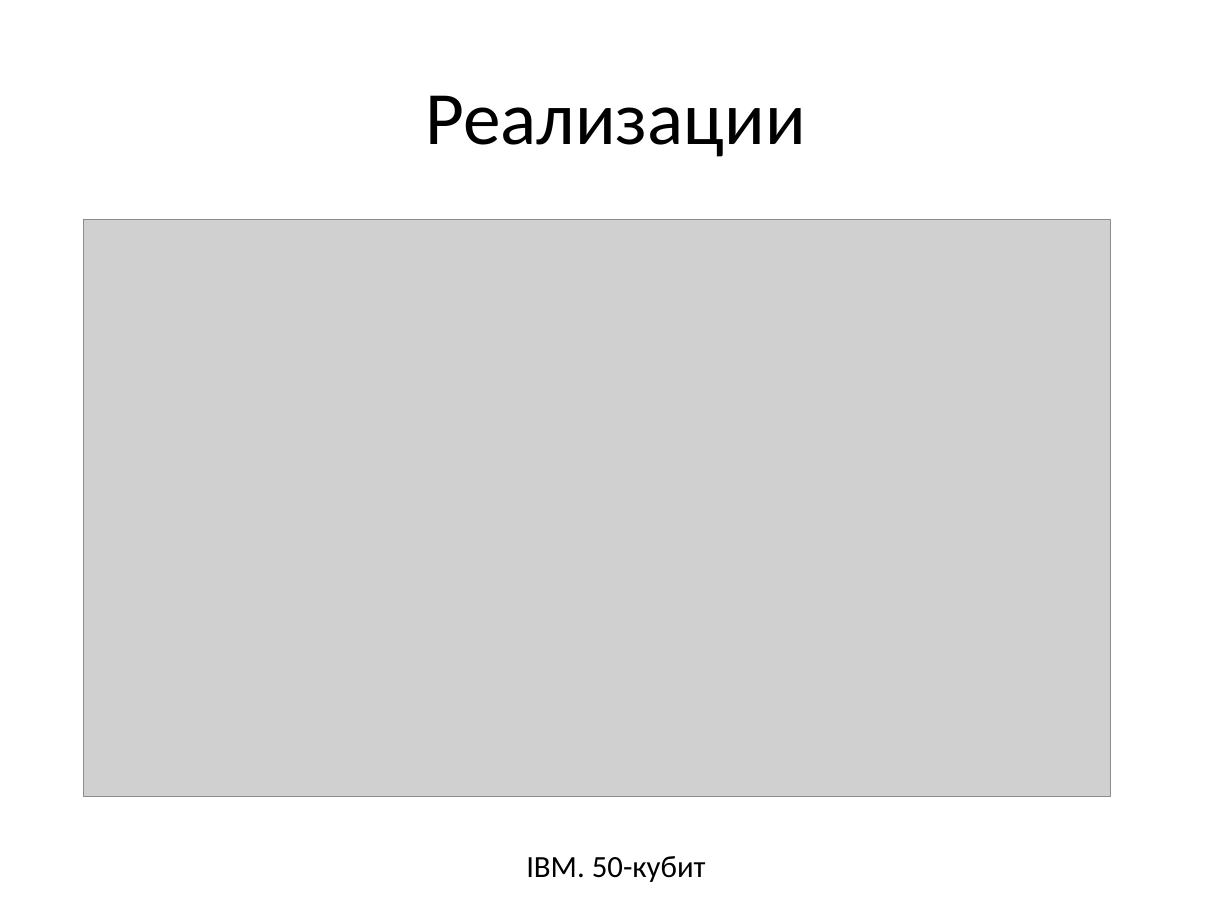
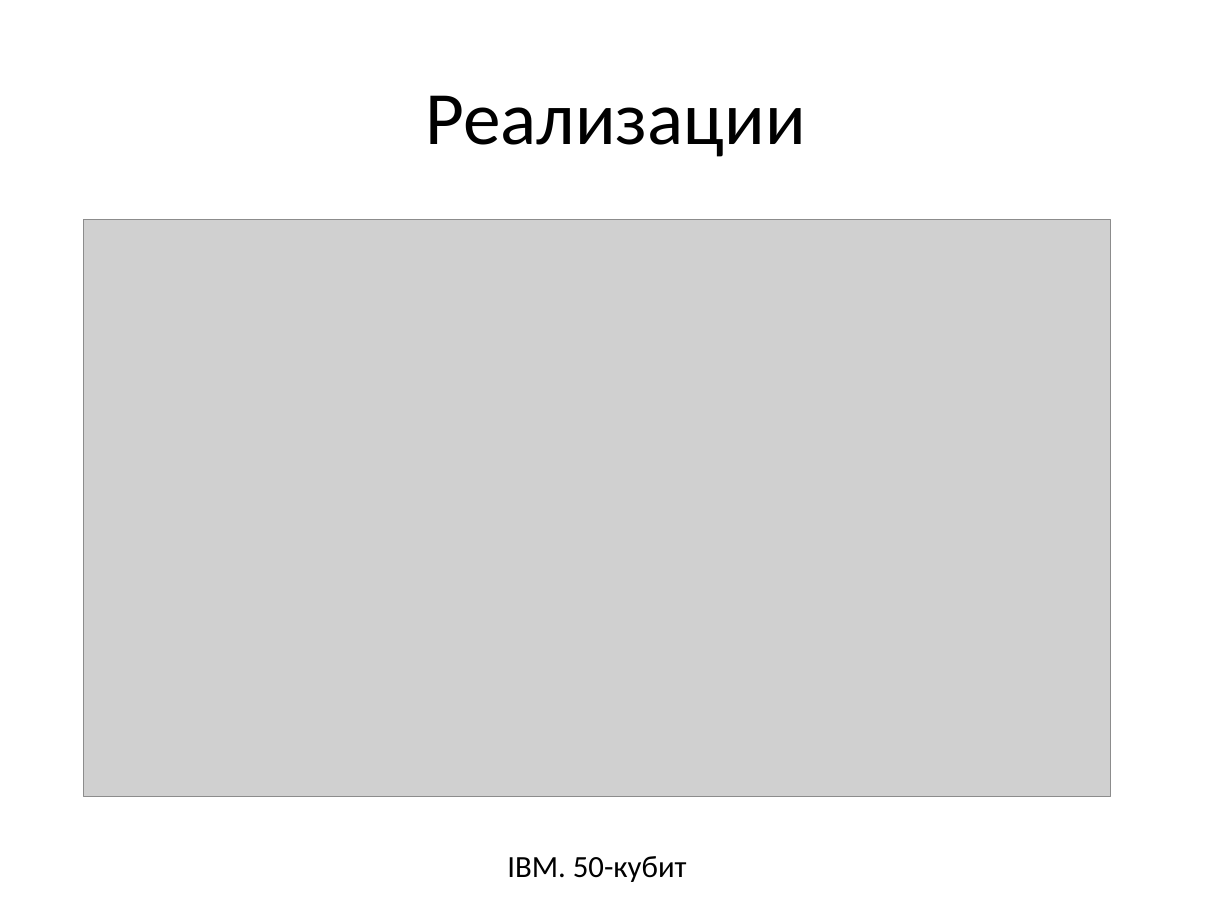
Before and after one commit to qwe86/dir, a slide deck: slide 9 of Квантовые компьютеры.pptx (slide 8 before the commit). Drawn at 1232x924 pixels with LibreOffice and Linux fonts; fonts in the diff are those of the drawing; grey boxes stand for pictures. Boxes give left, top, right and bottom in pixels: in the first picture for what was removed or moved away, otherwise in the second. Text is boxed around its words. In the diff, an @@ line names an element or a change of style, - is before the commit and + after.

```diff
--- a/Квантовые компьютеры.pptx
+++ b/Квантовые компьютеры.pptx
@@ text "IBM. 50-кубит": place and size @@
-text "IBM. 50-кубит" at [526, 856, 706, 882]
+text "IBM. 50-кубит" at [507, 856, 687, 882]
```
Also in this commit, not shown: 5 other slides changed, 2 slides added.
